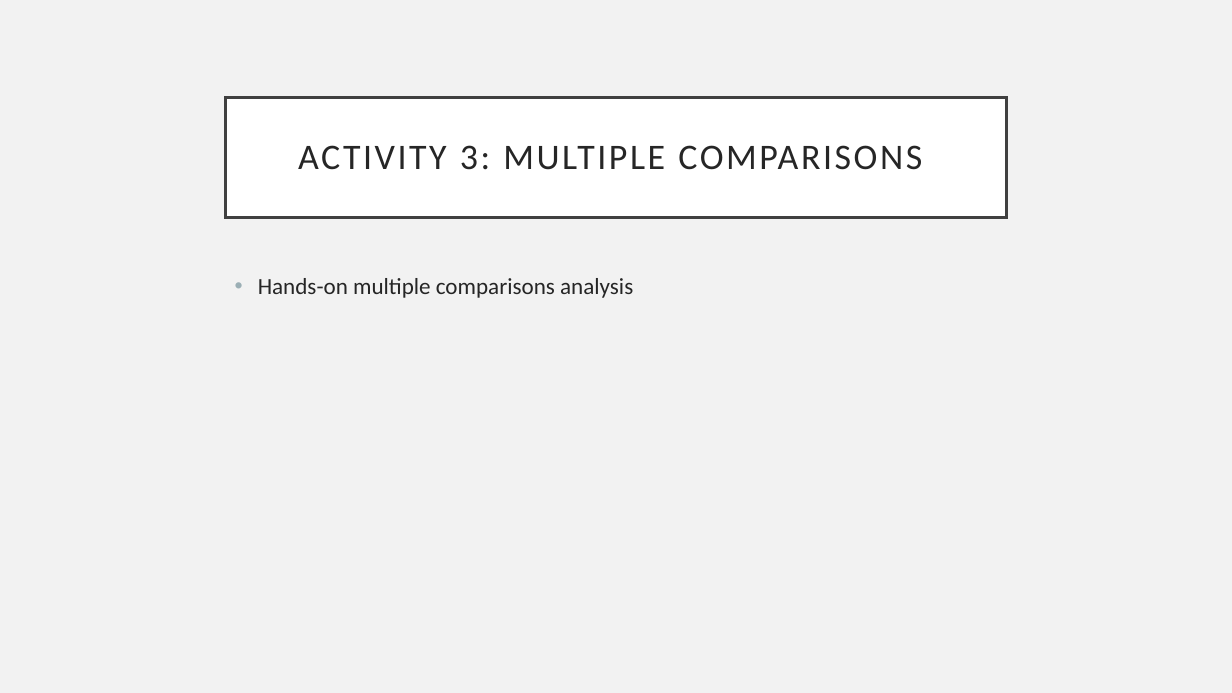
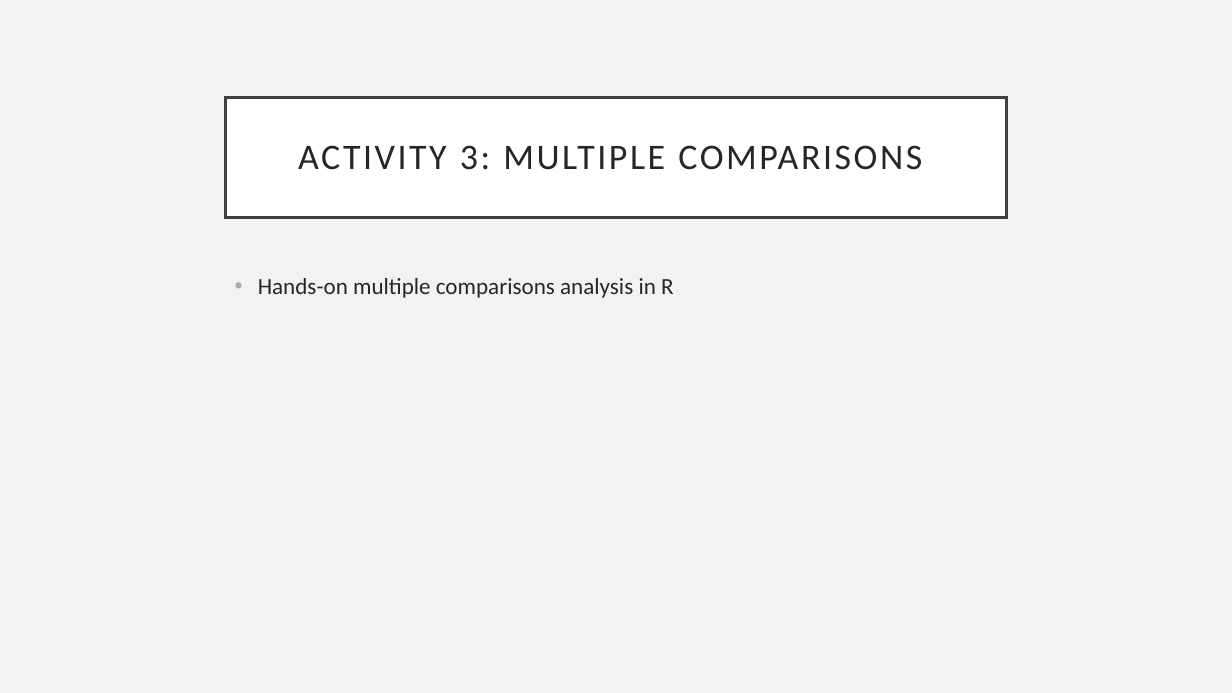
Before and after one commit to eholdmore/StatsForCompBio, a slide deck: slide 42 of Stats-for-Comp-Bio.pptx (slide 40 before the commit). Drawn at 1232x693 pixels with LibreOffice and Linux fonts; fonts in the diff are those of the drawing. Boxes give left, top, right and bottom in pixels: in the first picture for what was removed or moved away, otherwise in the second. Text is boxed around its words. In the diff, an @@ line names an element or a change of style, - is before the commit and + after.

```diff
--- a/Stats-for-Comp-Bio.pptx
+++ b/Stats-for-Comp-Bio.pptx
@@ text at (x1=258, y1=278, x2=674, y2=298): text changed @@
-• Hands-on multiple comparisons analysis
+• Hands-on multiple comparisons analysis in R
```
Also in this commit, not shown: 3 other slides changed, 2 slides added, 3 other files.
